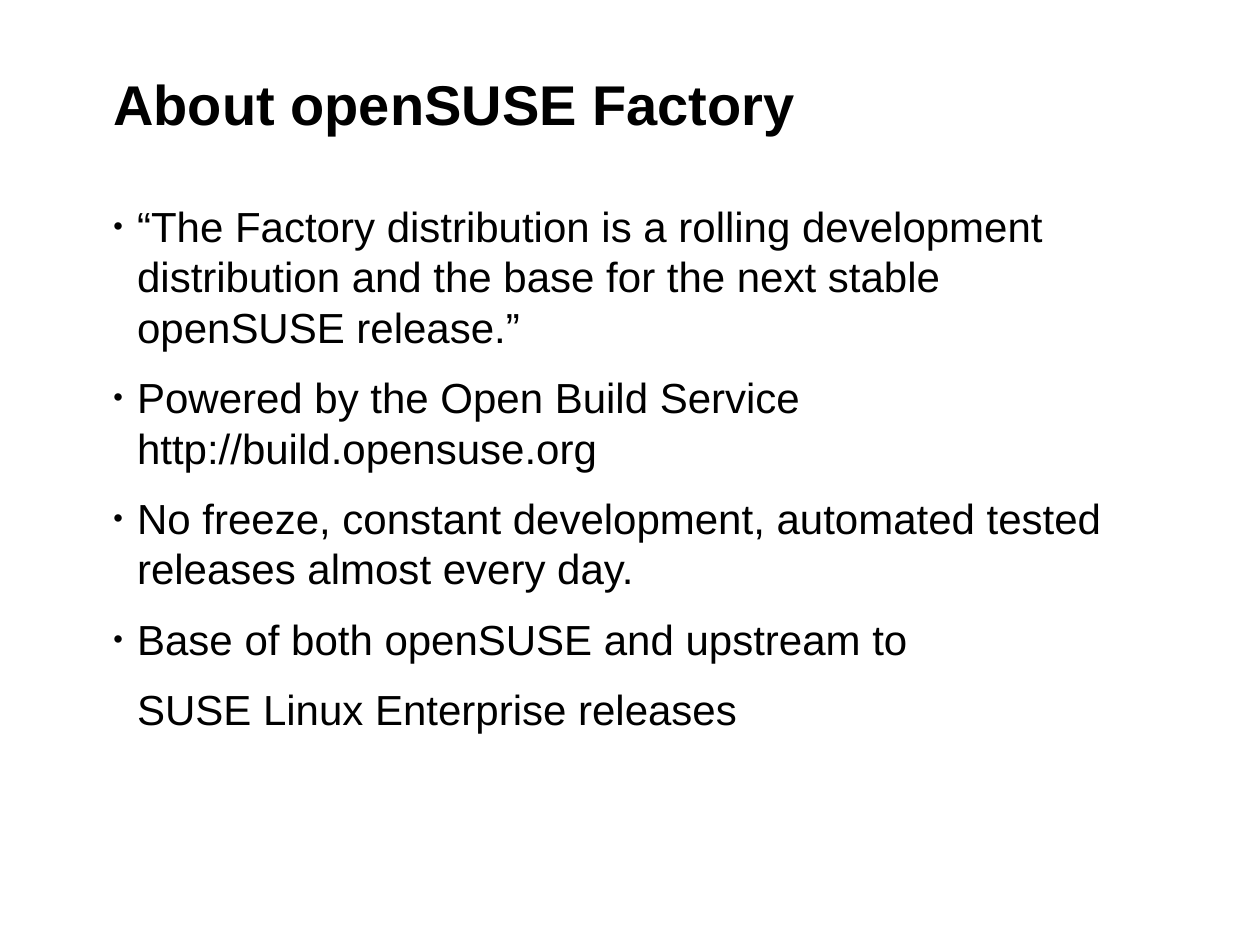
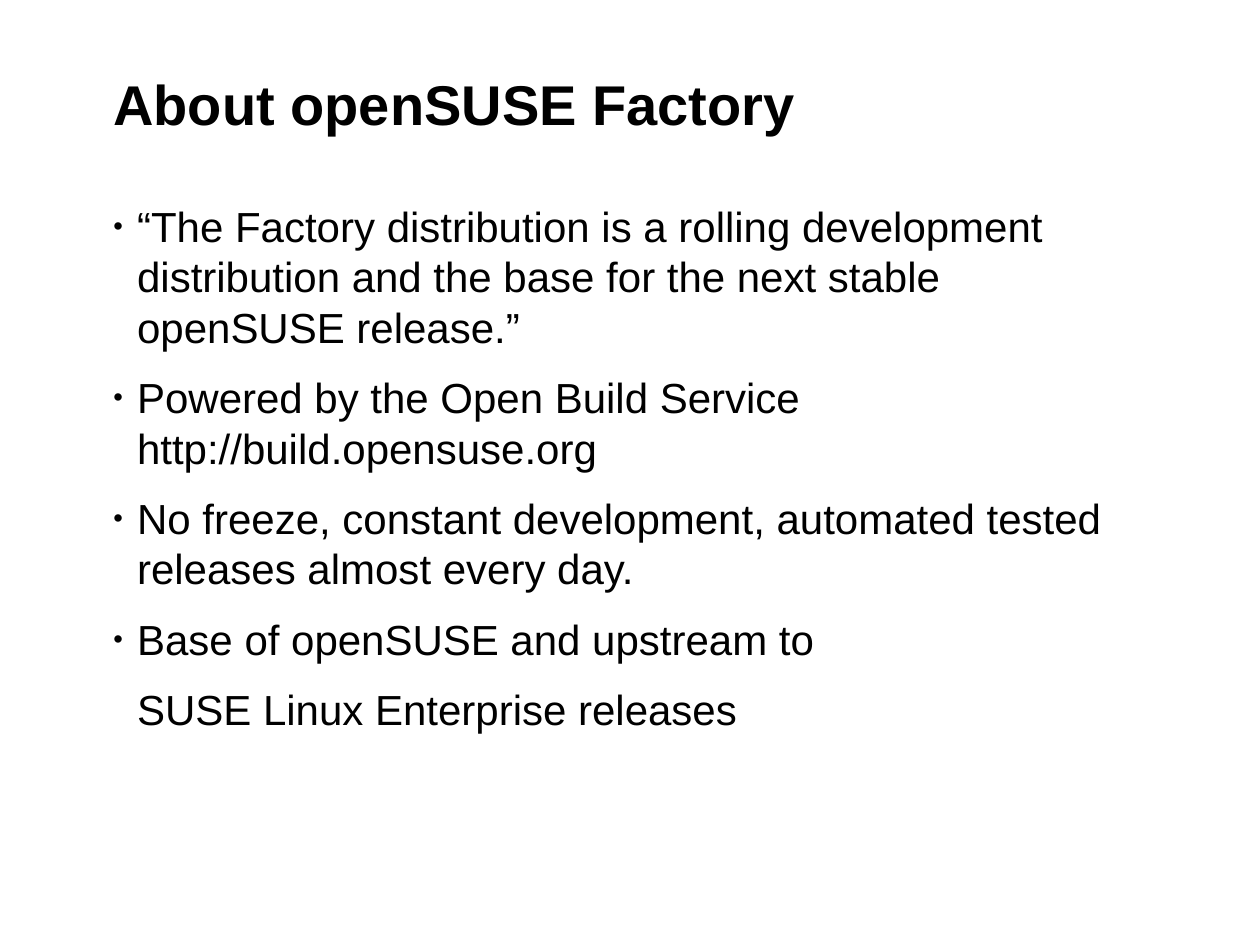
Before and after one commit to coolo/drunken-adventure, a slide deck: slide 3 of susecon2014/SUSEcon.odp. Drawn at 1260x945 pixels with LibreOffice and Linux fonts; fonts in the diff are those of the drawing; background and template pictures are left out. Boxes give left, top, right and bottom in pixels: in the first picture for what was removed or moved away, otherwise in the second. Text is boxed around its words. In the diff, an @@ line names an element or a change of style, - is before the commit and + after.

Commit message:
remove both

```diff
--- a/susecon2014/SUSEcon.odp
+++ b/susecon2014/SUSEcon.odp
@@ text at box(137, 624, 814, 663): text changed @@
-• Base of both openSUSE and upstream to
+• Base of openSUSE and upstream to
```
